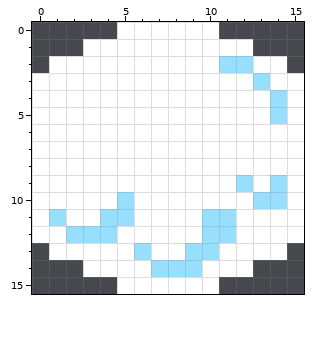
Pixel-art sprite, stored at Content/CloudMap/Cloud.png. That is the earlier state.
The file is 16x16 pixels.
The result:
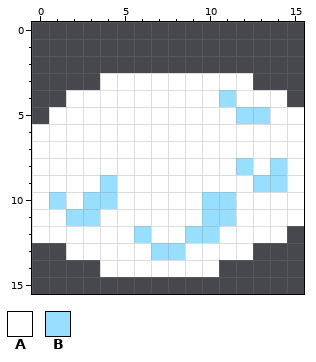
Palette (. is transparent): A #ffffff  B #98dfff
Diff:
@@ x 0..15 @@
- 0 .....AAAAAA.....
- 1 ...AAAAAAAAAA...
- 2 .AAAAAAAAAABBAA.
- 3 AAAAAAAAAAAAABAA
- 4 AAAAAAAAAAAAAABA
- 5 AAAAAAAAAAAAAABA
+ 0 ................
+ 1 ................
+ 2 ................
+ 3 ....AAAAAAAAA...
+ 4 ..AAAAAAAAABAAA.
+ 5 .AAAAAAAAAAABBAA
  6 AAAAAAAAAAAAAAAA
  7 AAAAAAAAAAAAAAAA
- 8 AAAAAAAAAAAAAAAA
- 9 AAAAAAAAAAAABABA
-10 AAAAABAAAAAAABBA
-11 ABAABBAAAABBAAAA
-12 AABBBAAAAABBAAAA
-13 .AAAAABAABBAAAA.
-14 ...AAAABBBAAA...
-15 .....AAAAAA.....
+ 8 AAAAAAAAAAAABABA
+ 9 AAAABAAAAAAAABBA
+10 ABABBAAAAABBAAAA
+11 AABBAAAAAABBAAAA
+12 AAAAAABAABBAAAA.
+13 ..AAAAABBAAAA...
+14 ....AAAAAAA.....
+15 ................
Where, in picture pixels (left, top, right, bottom), the same in both pictures:
changed: (32, 22, 304, 294)
